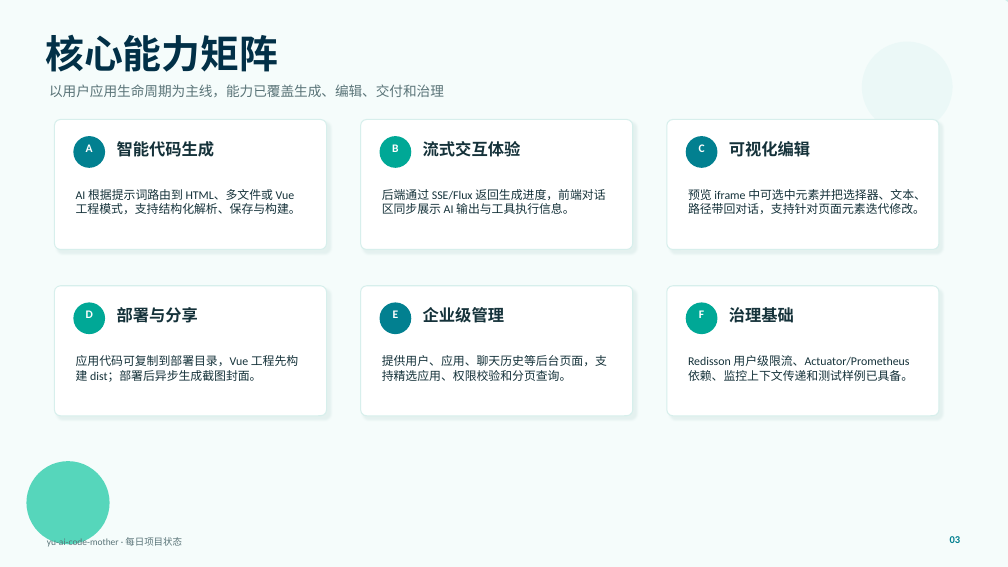
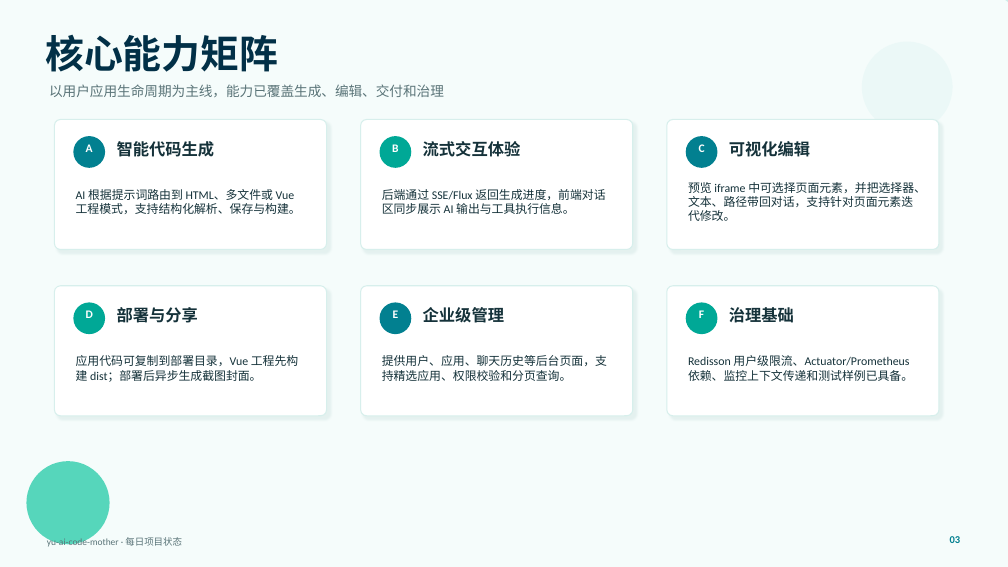
Before and after one commit to liyupi/yu-ai-code-mother, a slide deck: slide 3 of docs/reports/project-status-2026-06-22.pptx. Drawn at 1008x567 pixels with LibreOffice and Linux fonts; fonts in the diff are those of the drawing. Boxes give left, top, right and bottom in pixels: in the first picture for what was removed or moved away, otherwise in the second. Text is boxed around its words. In the diff, an @@ line names an element or a change of style, - is before the commit and + after.

```diff
--- a/docs/reports/project-status-2026-06-22.pptx
+++ b/docs/reports/project-status-2026-06-22.pptx
@@ text at (688, 182, 926, 221): text changed @@
-预览 iframe 中可选中元素并把选择器、文本、路径带回对话，支持针对页面元素迭代修改。
+预览 iframe 中可选择页面元素，并把选择器、文本、路径带回对话，支持针对页面元素迭代修改。
```
Also in this commit, not shown: 1 other slide changed.
